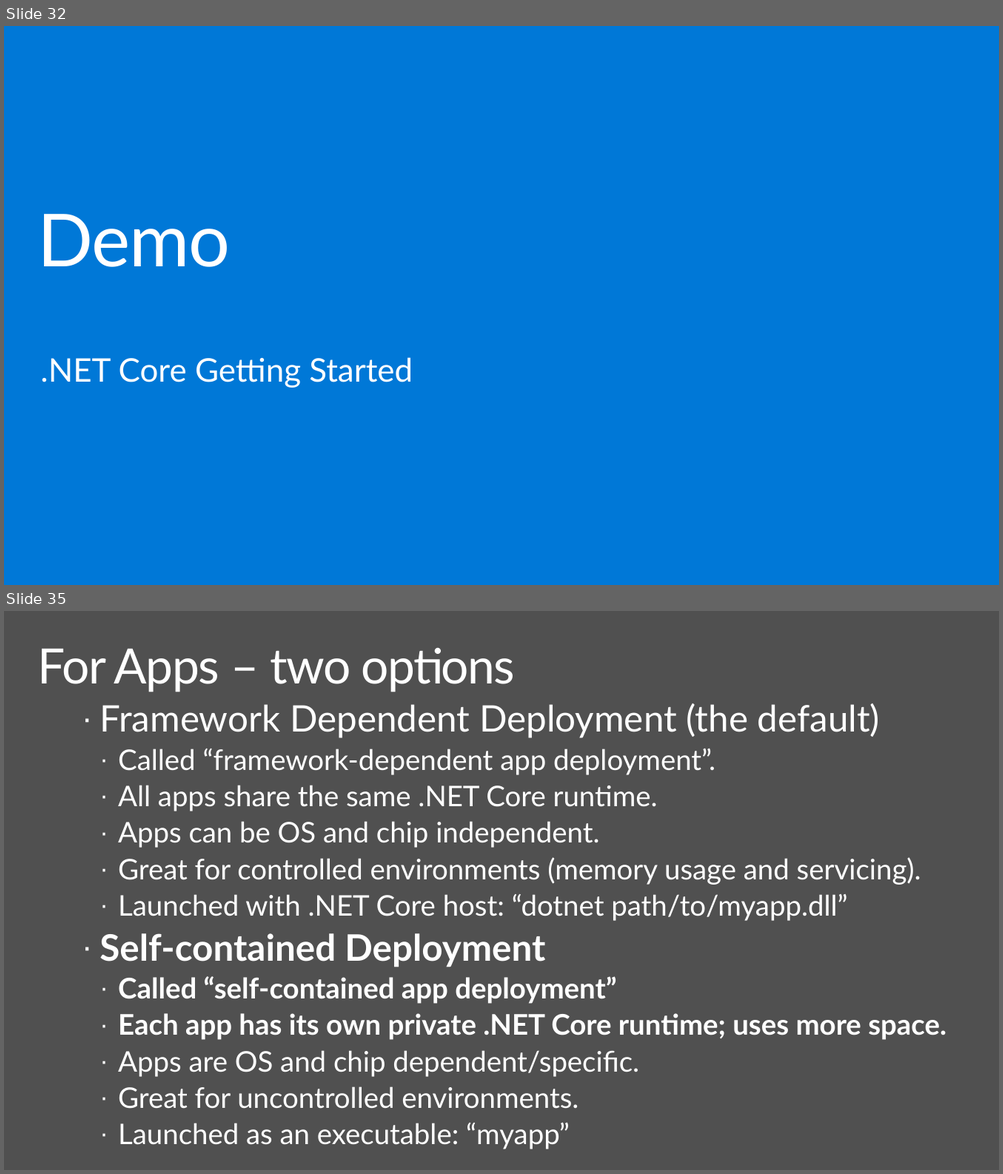
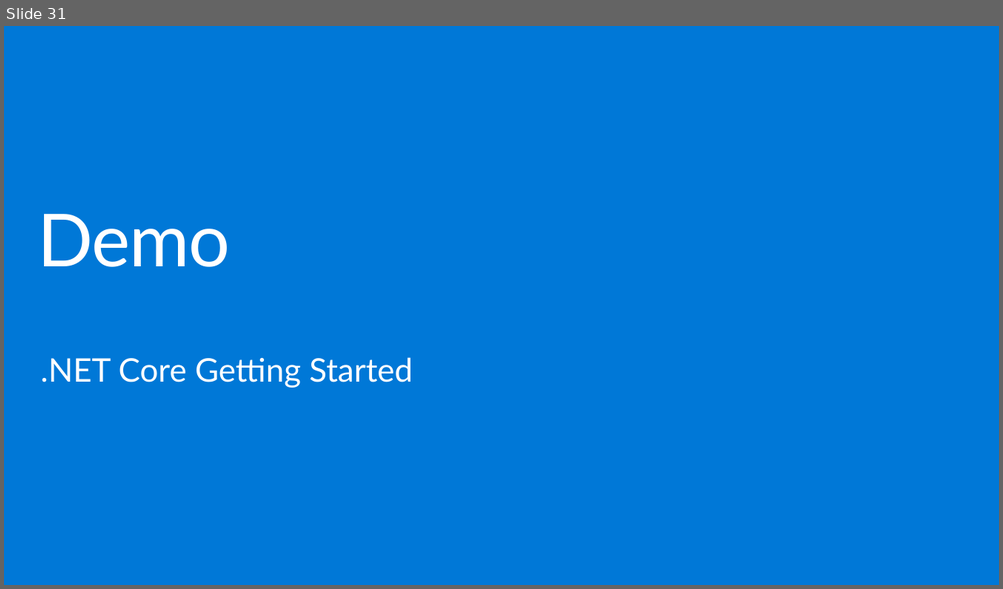
Before and after one commit to spboyer/angular-aspnetcore-workshop, a slide deck: docs/1-Overview-Setup-and-Getting-Started/netcore-workshop-overview-tools.pptx. Shown one above the other, each under a label of ours: slides 32 and 35 before the commit, slide 31 after it; the slides between them are not shown. The pictures are 1003x1174 and 1003x589 pixels, drawn with LibreOffice and Linux fonts; fonts in the diff are those of the drawing; background and template pictures are left out. Boxes give left, top, right and bottom in pixels: in the first picture for what was removed or moved away, otherwise in the second. Text is boxed around its words. In the diff, an @@ line names an element or a change of style, - is before the commit and + after.

Commit message:
.NET Core deck updates

```diff
--- a/docs/1-Overview-Setup-and-Getting-Started/netcore-workshop-overview-tools.pptx
+++ b/docs/1-Overview-Setup-and-Getting-Started/netcore-workshop-overview-tools.pptx
@@ slide 35 removed at (x1=4, y1=611, x2=999, y2=1170), background #505050 @@
@@ title removed at (x1=37, y1=647, x2=515, y2=692) @@
-For Apps – two options
@@ text removed at (x1=99, y1=703, x2=946, y2=1150) @@
-· Framework Dependent Deployment (the default)
-  · Called “framework-dependent app deployment”.
-  · All apps share the same .NET Core runtime.
-  · Apps can be OS and chip independent.
-  · Great for controlled environments (memory usage and servicing).
-  · Launched with .NET Core host: “dotnet path/to/myapp.dll”
-· Self-contained Deployment
-  · Called “self-contained app deployment”
-  · Each app has its own private .NET Core runtime; uses more space.
-  · Apps are OS and chip dependent/specific.
-  · Great for uncontrolled environments.
-  · Launched as an executable: “myapp”
@@ what was slide 32 is now slide 31 @@
```
Also in this commit, not shown: 9 slides changed, 3 slides added, 10 other slides removed.
